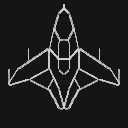
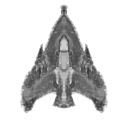
Layered file, before and after one edit (128 × 128). Changes by layer:
pixels changed over [0, 0, 128, 128] (layer not identified)
